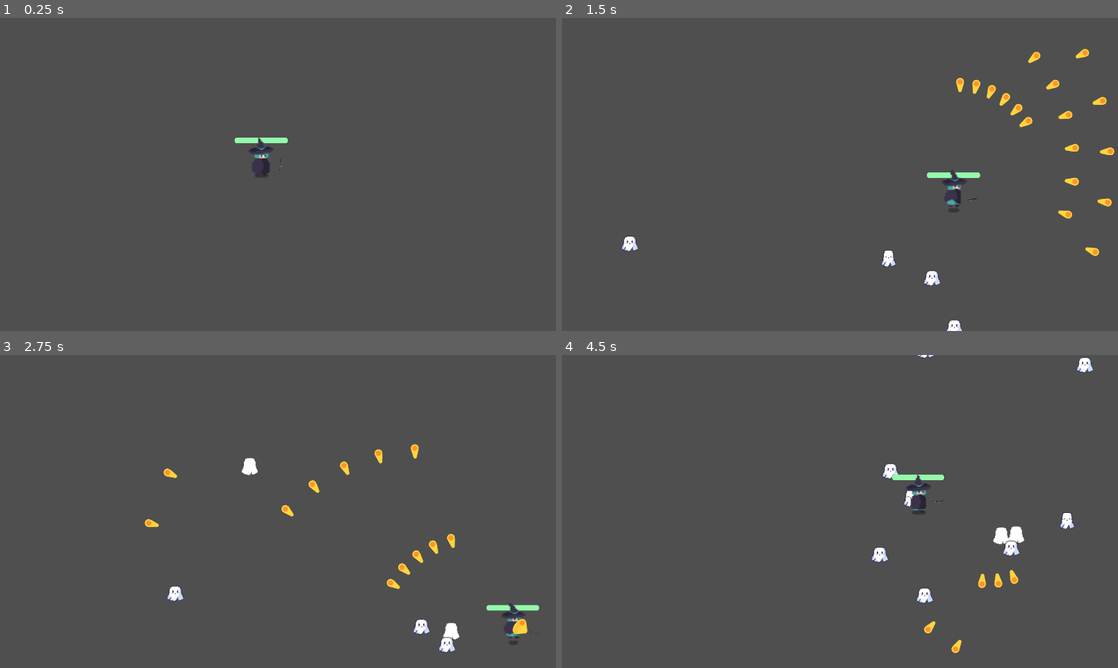
Above: before the commit, frames 1-4 (two rows, left to right).
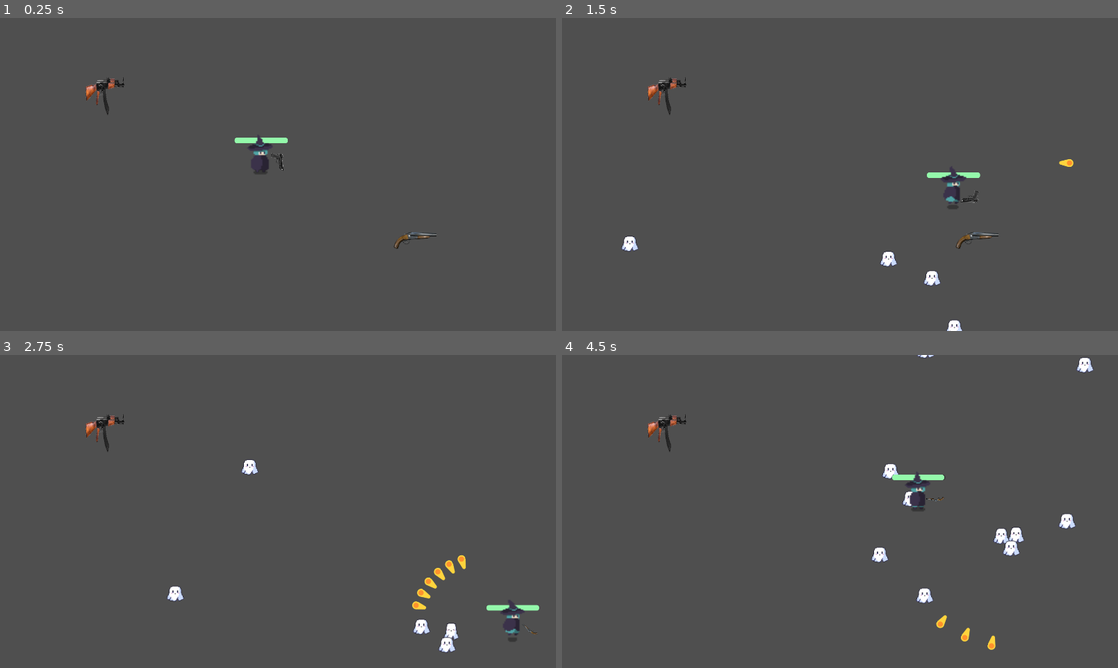
Above: after the commit, the same moments.

Repository: BenjaminHolt362/untitledmazegame
Game: Godot game, scene res://game/game.tscn
Same seed, same stepped clock (60 frames per second), same inputs: the game is played once before the commit and once after it.
Inputs (mouse positions are in pixels of both pictures, inside the frame that each line leads up to):
- Up to frame 1 (0.25 s): no input
- Up to frame 2 (1.5 s): move the mouse to (962, 158) at 0.52 s; hold D (move_right) 0.53-1.28 s; move the mouse to (728, 190) at 1.27 s; hold S (move_down) from 1.28 s (still down)
- Up to frame 3 (2.75 s): move the mouse to (333, 442) at 2.02 s; release S (move_down) at 2.03 s; hold D (move_right) from 2.03 s (still down)
- Up to frame 4 (4.5 s): move the mouse to (812, 574) at 2.77 s; release D (move_right) at 2.78 s; hold W (move_up) 2.78-3.53 s; move the mouse to (1006, 558) at 3.52 s; hold A (move_left) from 3.53 s (still down); move the mouse to (673, 464) at 4.27 s

The runs differ from the first frame. In frame 1, 0.5% of the frame differs, in the area x 15-79%, y 18-74%; in frame 2, 1.6%; in frame 3, 1.6%, in the area x 15-97%, y 18-93%; in frame 4, 1.1%.

Commit message:
guns working

Diff:
--- a/bullet/bullet.tscn
+++ b/bullet/bullet.tscn
@@ -1,6 +1,6 @@
 [gd_scene load_steps=4 format=3 uid="uid://b6qu5yf8ed2oj"]
 
-[ext_resource type="Texture2D" uid="uid://dftkbqwsfd68r" path="res://pistol/projectile.png" id="1_7awto"]
+[ext_resource type="Texture2D" uid="uid://dftkbqwsfd68r" path="res://bullet/projectile.png" id="1_7awto"]
 [ext_resource type="Script" path="res://bullet/bullet.gd" id="1_fw1yq"]
 
 [sub_resource type="CircleShape2D" id="CircleShape2D_royd0"]
--- a/game/game.tscn
+++ b/game/game.tscn
@@ -1,7 +1,9 @@
-[gd_scene load_steps=5 format=3 uid="uid://tkbss6j561io"]
+[gd_scene load_steps=7 format=3 uid="uid://tkbss6j561io"]
 
 [ext_resource type="PackedScene" uid="uid://c4rr10136c3fa" path="res://player/player.tscn" id="1_f1evh"]
 [ext_resource type="Script" path="res://game/game.gd" id="1_h1umf"]
+[ext_resource type="PackedScene" uid="uid://dht3mhwbccm6o" path="res://pickups/ak47Pickup.tscn" id="3_qh8tq"]
+[ext_resource type="PackedScene" uid="uid://c22yiec62ysfy" path="res://pickups/shotgunPickup.tscn" id="4_p08gt"]
 
 [sub_resource type="Curve2D" id="Curve2D_fqpfy"]
 _data = {
@@ -83,6 +85,12 @@
 theme_override_font_sizes/font_size = 60
 text = "Retry"
 
+[node name="Ak47Pickup" parent="." instance=ExtResource("3_qh8tq")]
+position = Vector2(370, 278)
+
+[node name="ShotgunPickup" parent="." instance=ExtResource("4_p08gt")]
+position = Vector2(1434, 760)
+
 [connection signal="health_depleted" from="Player" to="." method="_on_player_health_depleted"]
 [connection signal="timeout" from="Timer" to="." method="_on_timer_timeout"]
 [connection signal="pressed" from="GameOver/ColorRect/VBoxContainer/Button" to="." method="_on_button_pressed"]
--- /dev/null
+++ b/pickups/ak47Pickup.tscn
@@ -0,0 +1,15 @@
+[gd_scene load_steps=3 format=3 uid="uid://dht3mhwbccm6o"]
+
+[ext_resource type="Texture2D" uid="uid://dlrc516538q3n" path="res://guns/ak47.png" id="1_4extc"]
+
+[sub_resource type="RectangleShape2D" id="RectangleShape2D_ulucy"]
+size = Vector2(144, 144)
+
+[node name="Ak47Pickup" type="Area2D" groups=["ak47pickup"]]
+
+[node name="Sprite2D" type="Sprite2D" parent="." groups=["ak47pickup"]]
+texture = ExtResource("1_4extc")
+
+[node name="CollisionShape2D" type="CollisionShape2D" parent="." groups=["ak47pickup"]]
+position = Vector2(-8, -8)
+shape = SubResource("RectangleShape2D_ulucy")
--- /dev/null
+++ b/pickups/shotgunPickup.tscn
@@ -0,0 +1,15 @@
+[gd_scene load_steps=3 format=3 uid="uid://c22yiec62ysfy"]
+
+[ext_resource type="Texture2D" uid="uid://bhqeqxuj7coxn" path="res://guns/shotgun.png" id="1_acg35"]
+
+[sub_resource type="RectangleShape2D" id="RectangleShape2D_u707y"]
+size = Vector2(160, 88)
+
+[node name="ShotgunPickup" type="Area2D" groups=["shotgunpickup"]]
+
+[node name="Sprite2D" type="Sprite2D" parent="." groups=["shotgunpickup"]]
+texture = ExtResource("1_acg35")
+
+[node name="CollisionShape2D" type="CollisionShape2D" parent="." groups=["shotgunpickup"]]
+position = Vector2(0, 4)
+shape = SubResource("RectangleShape2D_u707y")
--- a/pistol/ShootingPoint.gd
+++ /dev/null
@@ -1,3 +0,0 @@
-extends Marker2D
-
-func _physics_process(delta):
--- a/pistol/pistol.gd
+++ /dev/null
@@ -1,55 +0,0 @@
-extends Node2D
-
-
-func _physics_process(delta):
-	look_at(get_global_mouse_position())
-
-func _ready():
-	change_gun(GUNS.shotgun)
-
-func shoot() -> void:
-	const BULLET = preload("res://bullet/bullet.tscn")
-
-	if _gun == GUNS.shotgun:
-		for rotation in range(-3, 3):
-			var _new_bullet = BULLET.instantiate()
-			_new_bullet.global_position = %ShootingPoint.global_position
-			_new_bullet.global_rotation = %ShootingPoint.global_rotation + (rotation * 0.2)
-			%ShootingPoint.add_child(_new_bullet)
-
-		return
-
-	var _new_bullet = BULLET.instantiate()
-	_new_bullet.global_position = %ShootingPoint.global_position
-
-	if _gun == GUNS.ak47:
-		_new_bullet.global_rotation = %ShootingPoint.global_rotation + (randf())
-	else:
-		_new_bullet.global_rotation = %ShootingPoint.global_rotation
-	%ShootingPoint.add_child(_new_bullet)
-
-enum GUNS { shotgun, ak47, pistol }
-var _gun = GUNS.pistol
-
-func change_gun(gun: GUNS) -> void:
-	if gun == GUNS.shotgun:
-		_gun = gun
-		var s = load("res://pistol/shotgun.png")
-		%Gun.texture = s
-
-	elif gun == GUNS.ak47:
-		_gun = gun
-		var s = load("res://pistol/ak47.png")
-		%Gun.texture = s
-
-		$Timer.wait_time = 0.1
-	else:
-		_gun = GUNS.pistol
-		var s = load("res://pistol/pistol.png")
-		%Gun.texture = s
-
-func _on_timer_timeout():
-	shoot()
-
-func _on_player_health_depleted() -> void:
-	queue_free()
--- a/pistol/pistol.tscn
+++ /dev/null
@@ -1,25 +0,0 @@
-[gd_scene load_steps=3 format=3 uid="uid://c7uddbh2wv3n4"]
-
-[ext_resource type="Script" path="res://pistol/pistol.gd" id="1_p1ajp"]
-[ext_resource type="Texture2D" uid="uid://cswb5do8rrj7q" path="res://pistol/pistol.png" id="1_sfmsg"]
-
-[node name="Pistol" type="Node2D"]
-script = ExtResource("1_p1ajp")
-
-[node name="WeaponPivot" type="Marker2D" parent="."]
-
-[node name="Gun" type="Sprite2D" parent="WeaponPivot"]
-unique_name_in_owner = true
-position = Vector2(4, -1)
-scale = Vector2(1.626, 1.84259)
-texture = ExtResource("1_sfmsg")
-
-[node name="ShootingPoint" type="Marker2D" parent="WeaponPivot/Gun"]
-unique_name_in_owner = true
-position = Vector2(26, -11)
-
-[node name="Timer" type="Timer" parent="."]
-wait_time = 0.3
-autostart = true
-
-[connection signal="timeout" from="Timer" to="." method="_on_timer_timeout"]
--- /dev/null
+++ b/player/gun.gd
@@ -0,0 +1,4 @@
+extends Node2D
+
+func _on_player_health_depleted() -> void:
+	queue_free()
--- a/player/player.gd
+++ b/player/player.gd
@@ -7,12 +7,17 @@
 var _health: float = 100.0
 var _speed: float = 600.0
 
+func _ready() -> void:
+	%GunTimer.start()
+
 func _physics_process(delta):
 	var _direction = Input.get_vector("move_left", "move_right", "move_up", "move_down")
 	velocity = _direction * _speed
 	if _health > 0.0:
 		move_and_slide()
 	play_animation()
+
+	$Gun.look_at(get_global_mouse_position())
 
 	var overlapping_mobs = %HurtBox.get_overlapping_bodies()
 	if overlapping_mobs.size() > 0:
@@ -41,3 +46,63 @@
 
 	$AnimatedSprite2D.animation = "idle"
 	$AnimatedSprite2D.play()
+
+enum GUNS { PISTOL, SHOTGUN, AK47 }
+var current_gun = GUNS.AK47
+
+func change_gun(gun: GUNS) -> void:
+	if gun == GUNS.SHOTGUN:
+		current_gun = gun
+		var s = load("res://guns/shotgun.png")
+
+		%GunSprite.texture = s
+		%GunTimer.wait_time = 0.5
+
+	elif gun == GUNS.AK47:
+		current_gun = gun
+		var s = load("res://guns/ak47.png")
+
+		%GunSprite.texture = s
+		%GunTimer.wait_time = 0.1
+	else:
+		current_gun = GUNS.PISTOL
+		var s = load("res://guns/pistol.png")
+
+		%GunSprite.texture = s
+		%GunTimer.wait_time = 0.5
+
+func shoot() -> void:
+	const BULLET = preload("res://bullet/bullet.tscn")
+
+	if current_gun == GUNS.SHOTGUN:
+		for rotation in range(-3, 3):
+			var _new_bullet = BULLET.instantiate()
+			_new_bullet.global_position = %ShootingPoint.global_position
+			_new_bullet.global_rotation = %ShootingPoint.global_rotation + (rotation * 0.2)
+			%ShootingPoint.add_child(_new_bullet)
+
+		return
+
+	var _new_bullet = BULLET.instantiate()
+	_new_bullet.global_position = %ShootingPoint.global_position
+
+	if current_gun == GUNS.AK47:
+		_new_bullet.global_rotation = %ShootingPoint.global_rotation + (randf()) * 0.1
+	else:
+		_new_bullet.global_rotation = %ShootingPoint.global_rotation
+	%ShootingPoint.add_child(_new_bullet)
+
+
+func _on_gun_timer_timeout() -> void:
+	shoot()
+
+
+func _on_pickup_area_area_entered(area: Area2D) -> void:
+	if area.is_in_group("ak47pickup"):
+		change_gun(GUNS.AK47)
+		area.queue_free()
+
+	elif area.is_in_group("shotgunpickup"):
+		print("ATTEMPING TO CHANGE TO SHOTGUN")
+		change_gun(GUNS.SHOTGUN)
+		area.queue_free()
--- a/player/player.tscn
+++ b/player/player.tscn
@@ -1,10 +1,11 @@
-[gd_scene load_steps=41 format=3 uid="uid://c4rr10136c3fa"]
+[gd_scene load_steps=43 format=3 uid="uid://c4rr10136c3fa"]
 
 [ext_resource type="Script" path="res://player/player.gd" id="1_qw5vf"]
-[ext_resource type="PackedScene" uid="uid://c7uddbh2wv3n4" path="res://pistol/pistol.tscn" id="3_fla00"]
 [ext_resource type="Texture2D" uid="uid://bfdmeyqr81fmu" path="res://characters/witch/B_witch_idle.png" id="4_3vai6"]
 [ext_resource type="Texture2D" uid="uid://d16te5k5m3ci4" path="res://characters/witch/B_witch_death.png" id="4_pemup"]
 [ext_resource type="Texture2D" uid="uid://q52vugfmjhn5" path="res://characters/witch/B_witch_take_damage.png" id="5_l658f"]
+[ext_resource type="Script" path="res://player/gun.gd" id="6_7f2un"]
+[ext_resource type="Texture2D" uid="uid://b0fbxwgxtqtj0" path="res://guns/pistol.png" id="6_kcupt"]
 [ext_resource type="Texture2D" uid="uid://btu6x4pl4cqs8" path="res://characters/witch/B_witch_run.png" id="7_itbcn"]
 
 [sub_resource type="CircleShape2D" id="CircleShape2D_m245r"]
@@ -253,17 +254,16 @@
 "speed": 5.0
 }]
 
+[sub_resource type="CapsuleShape2D" id="CapsuleShape2D_6hi0j"]
+radius = 64.0
+height = 128.0
+
 [node name="Player" type="CharacterBody2D"]
 script = ExtResource("1_qw5vf")
 
 [node name="CollisionShape2D" type="CollisionShape2D" parent="."]
 position = Vector2(1, -8)
 shape = SubResource("CircleShape2D_m245r")
-
-[node name="Pistol" parent="." instance=ExtResource("3_fla00")]
-unique_name_in_owner = true
-position = Vector2(67, -31)
-scale = Vector2(0.05, 0.05)
 
 [node name="HurtBox" type="Area2D" parent="."]
 unique_name_in_owner = true
@@ -287,9 +287,38 @@
 show_percentage = false
 
 [node name="AnimatedSprite2D" type="AnimatedSprite2D" parent="."]
-position = Vector2(3, -53)
+position = Vector2(0, -64)
 scale = Vector2(4.39188, 3.70958)
 sprite_frames = SubResource("SpriteFrames_ajlet")
 animation = &"die"
 
-[connection signal="health_depleted" from="." to="Pistol" method="_on_player_health_depleted"]
+[node name="Gun" type="Node2D" parent="."]
+position = Vector2(56, -40)
+script = ExtResource("6_7f2un")
+
+[node name="WeaponPivot" type="Marker2D" parent="Gun"]
+unique_name_in_owner = true
+
+[node name="GunSprite" type="Sprite2D" parent="Gun/WeaponPivot"]
+unique_name_in_owner = true
+position = Vector2(0, 3.8147e-06)
+scale = Vector2(0.426667, 0.286667)
+texture = ExtResource("6_kcupt")
+
+[node name="ShootingPoint" type="Marker2D" parent="Gun/WeaponPivot/GunSprite"]
+unique_name_in_owner = true
+position = Vector2(75, -27.907)
+
+[node name="GunTimer" type="Timer" parent="Gun"]
+unique_name_in_owner = true
+wait_time = 0.5
+
+[node name="PickupArea" type="Area2D" parent="."]
+
+[node name="CollisionShape2D" type="CollisionShape2D" parent="PickupArea"]
+position = Vector2(1, -48)
+shape = SubResource("CapsuleShape2D_6hi0j")
+
+[connection signal="health_depleted" from="." to="Gun" method="_on_player_health_depleted"]
+[connection signal="timeout" from="Gun/GunTimer" to="." method="_on_gun_timer_timeout"]
+[connection signal="area_entered" from="PickupArea" to="." method="_on_pickup_area_area_entered"]
Renamed: pistol/projectile.png -> bullet/projectile.png
Not shown, changed: bullet/projectile.png.import
Binary file added: guns/ak47.png
Not shown, changed: guns/ak47.png.import
Binary file added: guns/pistol.png
Not shown, changed: guns/pistol.png.import
Binary file added: guns/shotgun.png
Not shown, changed: guns/shotgun.png.import
Binary file removed: pistol/ak47.png
Binary file removed: pistol/pistol.png
Binary file removed: pistol/shotgun.png
